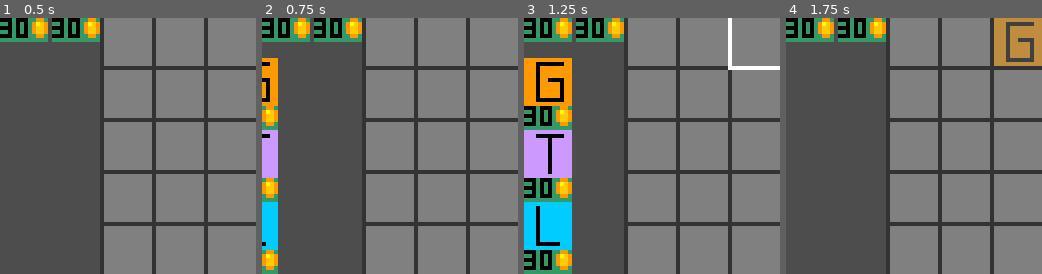
Above: before the commit, frames 1-4 (left to right).
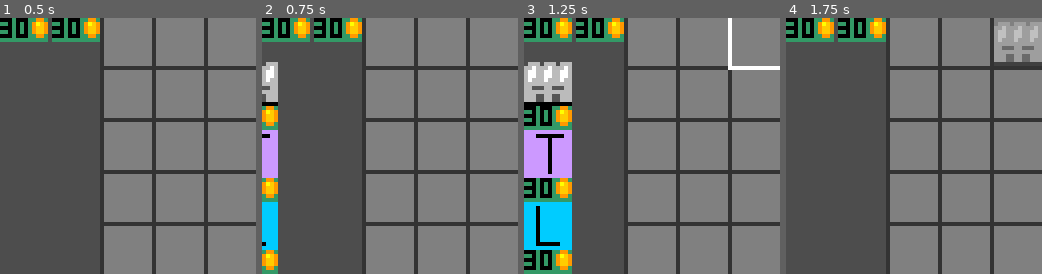
Above: after the commit, the same moments.

Repository: maYayoh/GenVsZomb
Game: Godot game, scene res://scenes/world.tscn
Same seed, same stepped clock (60 frames per second), same inputs: the game is played once before the commit and once after it.
Inputs (mouse positions are in pixels of both pictures, inside the frame that each line leads up to):
- Up to frame 1 (0.5 s): no input
- Up to frame 2 (0.75 s): tap Enter at 0.5 s; move the mouse to (494, 41) at 0.52 s; click (494, 41) at 0.67 s
- Up to frame 3 (1.25 s): no input
- Up to frame 4 (1.75 s): click (809, 82) at 1.25 s

Frame 1 is identical in both runs. In frame 2, 1.2% of the frame differs, in the area x 0-7%, y 15-35%; in frame 3, 3.5%, in the area x 0-19%, y 15-35%; in frame 4, 3.5%.

Commit message:
sure 👍

Diff:
--- a/scenes/tiles/generator_tile.tscn
+++ b/scenes/tiles/generator_tile.tscn
@@ -8,7 +8,7 @@
 
 [node name="GeneratorTile" type="Area2D"]
 collision_layer = 9
-collision_mask = 0
+collision_mask = 4
 monitoring = false
 script = ExtResource("1_oistm")
 
--- a/scenes/tiles/tile_slot.tscn
+++ b/scenes/tiles/tile_slot.tscn
@@ -30,6 +30,7 @@
 }]
 
 [node name="TileSlot" type="Area2D"]
+collision_mask = 0
 script = ExtResource("1_snb7b")
 
 [node name="CollisionShape2D" type="CollisionShape2D" parent="."]
Binary file changed: assets/textures/tiles/gen.png
